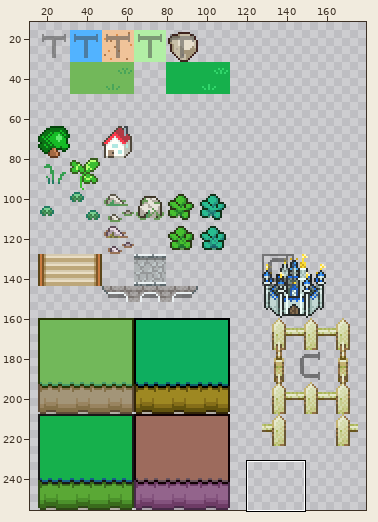
Sprite sheet: asset/tilemap/natural_tileset.png. The picture above shows the old version from afar; the outline marks the close-up.
Close-up. Old version:
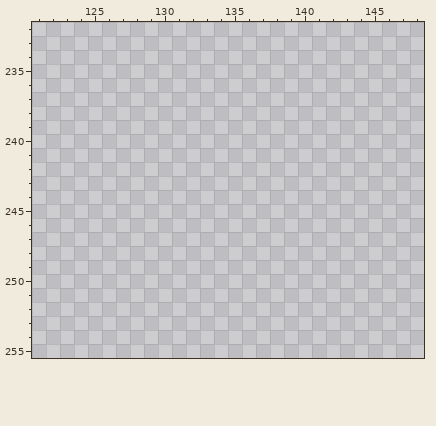
The file is 256x256 pixels. Colours within 5 levels of each other are drawn and written as one. Shown: x 121..148, y 232..255. The wide view leaves out empty margins.
New version:
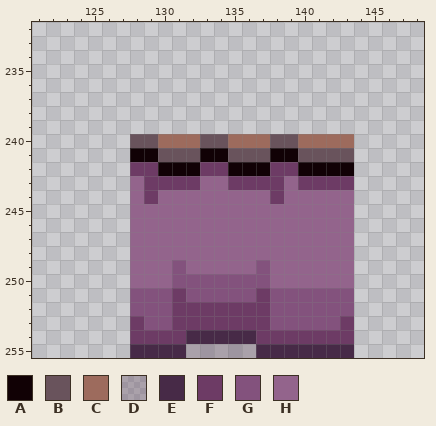
Palette (. is transparent): A #110105  B #69535c  C #9d6b5d  D #2f082839  E #472a47  F #6d3b65  G #83527d  H #93648c
Difference:
y 240: x 128..143 ................ -> BBCCCBBCCCBBCCCC
y 241: x 128..143 ................ -> AABBBAABBBAABBBB
y 242: x 128..143 ................ -> FFAAAFFAAAFFAAAA
y 243: x 128..143 ................ -> HFFFFHHFFFFHFFFF
y 244: x 128..143 ................ -> HFHHHHHHHHFHHHHH
y 245..248: x 128..143 ................ -> HHHHHHHHHHHHHHHH
y 249: x 128..143 ................ -> HHHGHHHHHGHHHHHH
y 250: x 128..143 ................ -> HHHGGGGGGGHHHHHH
y 251: x 128..143 ................ -> GGGFGGGGGFGGGGGG
y 252: x 128..143 ................ -> GGGFFFFFFFGGGGGG
y 253: x 128..143 ................ -> FGGFFFFFFFGGGGGF
y 254: x 128..143 ................ -> FFFFEEEEEFFFFFFF
y 255: x 128..143 ................ -> EEEEDDDDDEEEEEEE
